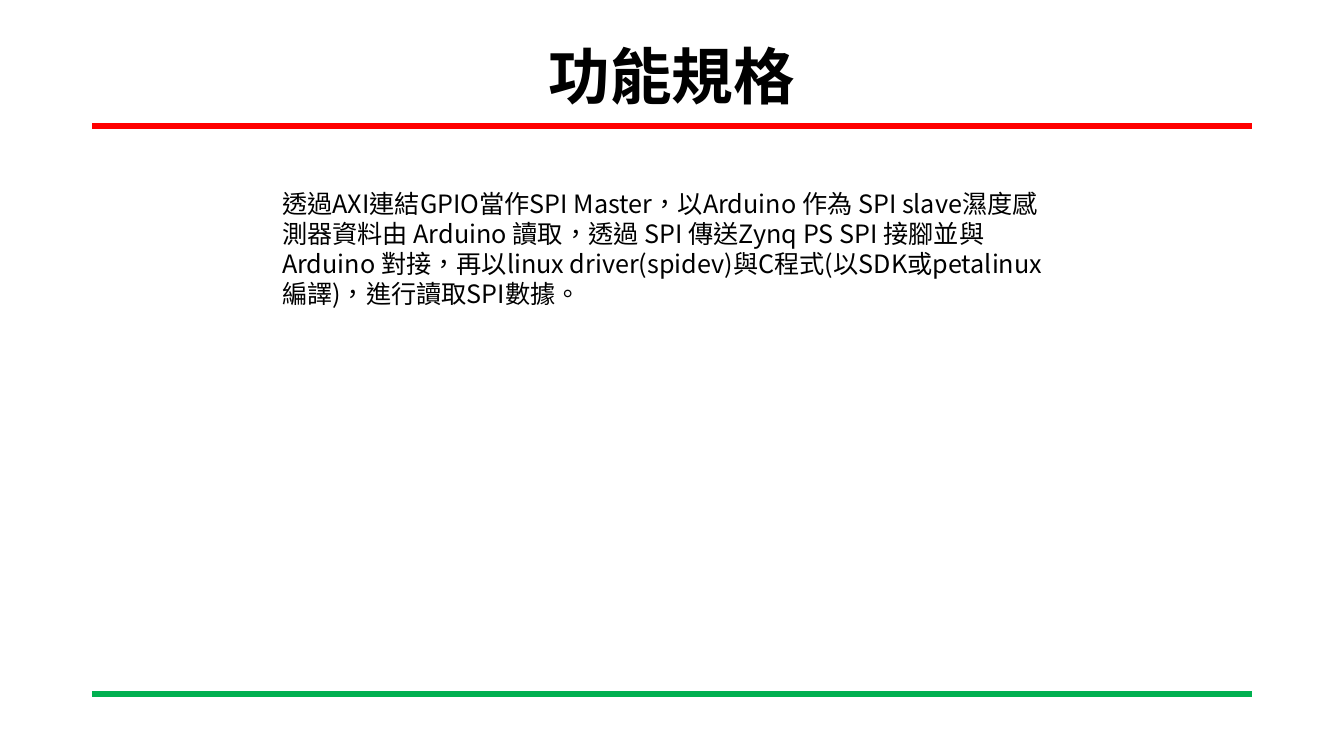
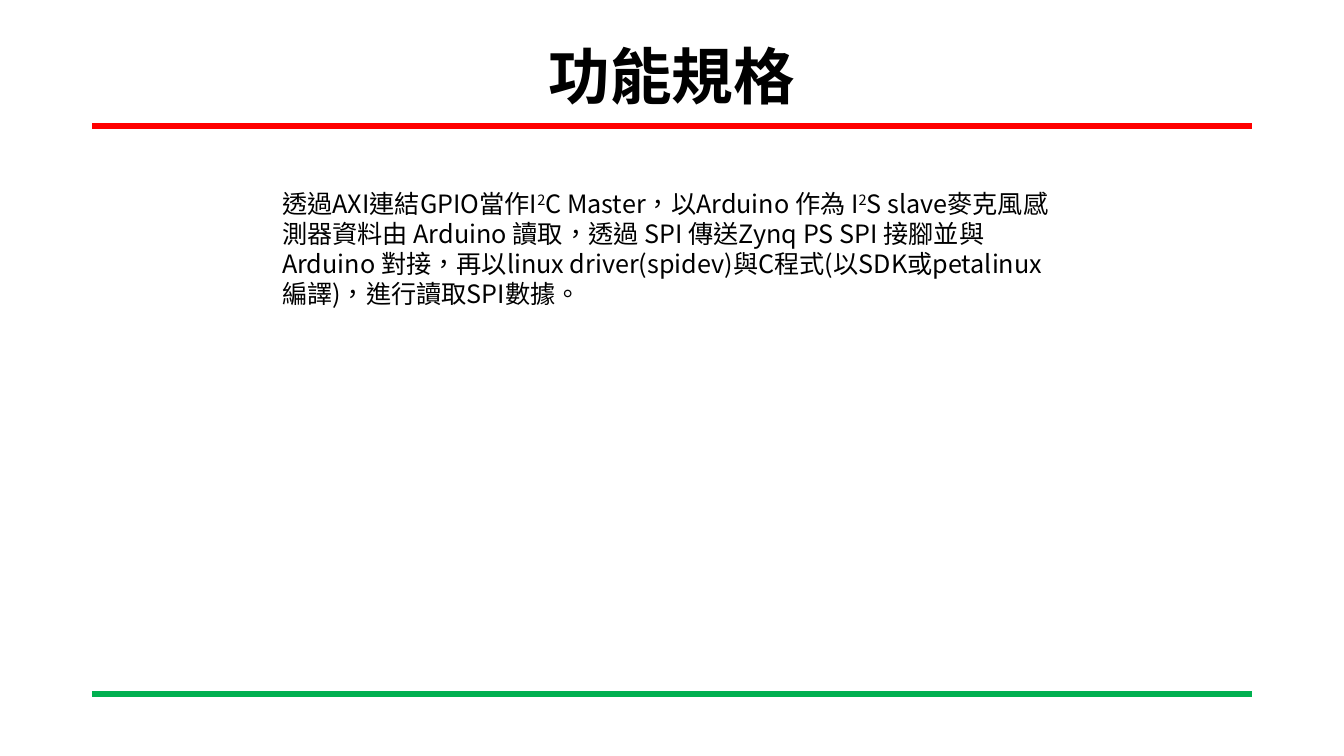
Before and after one commit to Chee-En/Final_report, a slide deck: slide 2 of SoC_期末報告.pptx. Drawn at 1344x756 pixels with LibreOffice and Linux fonts; fonts in the diff are those of the drawing; background and template pictures are left out. Boxes give left, top, right and bottom in pixels: in the first picture for what was removed or moved away, otherwise in the second. Text is boxed around its words. In the diff, an @@ line names an element or a change of style, - is before the commit and + after.

```diff
--- a/SoC_期末報告.pptx
+++ b/SoC_期末報告.pptx
@@ text at (282, 191, 1042, 308): text changed @@
-透過AXI連結GPIO當作SPI Master，以Arduino 作為 SPI slave濕度感測器資料由 Arduino 讀取，透過 SPI 傳送Zynq PS SPI 接腳並與 Arduino 對接，再以linux driver(spidev)與C程式(以SDK或petalinux編譯)，進行讀取SPI數據。
+透過AXI連結GPIO當作I2C Master，以Arduino 作為 I2S slave麥克風感測器資料由 Arduino 讀取，透過 SPI 傳送Zynq PS SPI 接腳並與 Arduino 對接，再以linux driver(spidev)與C程式(以SDK或petalinux編譯)，進行讀取SPI數據。
```
Also in this commit, not shown: 2 other slides changed, 2 other files.
